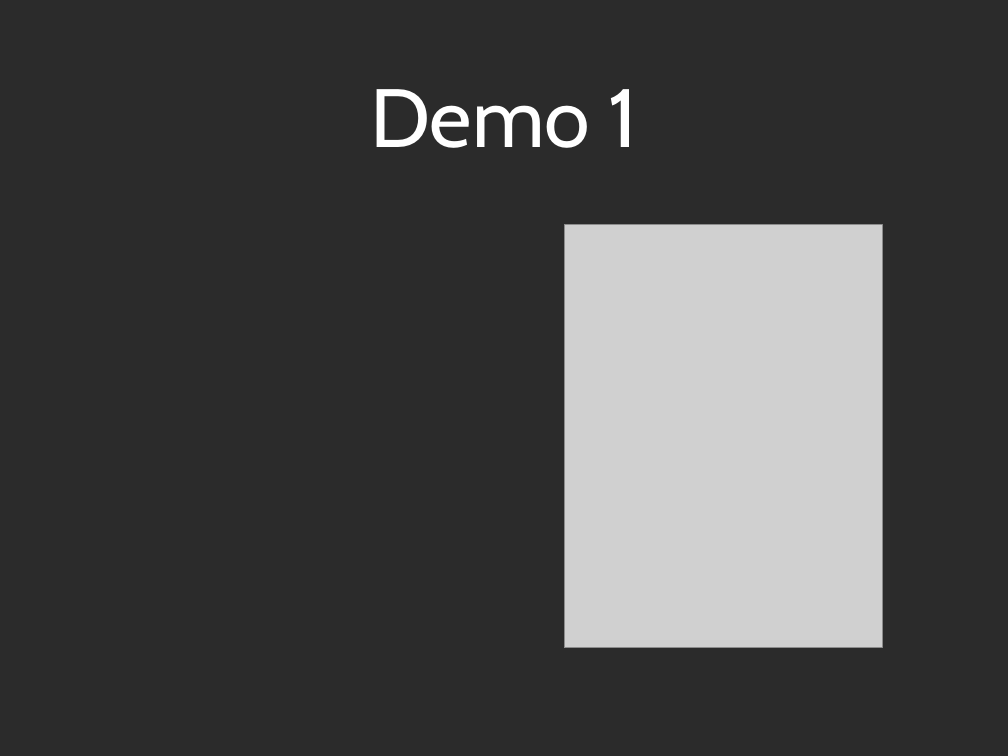
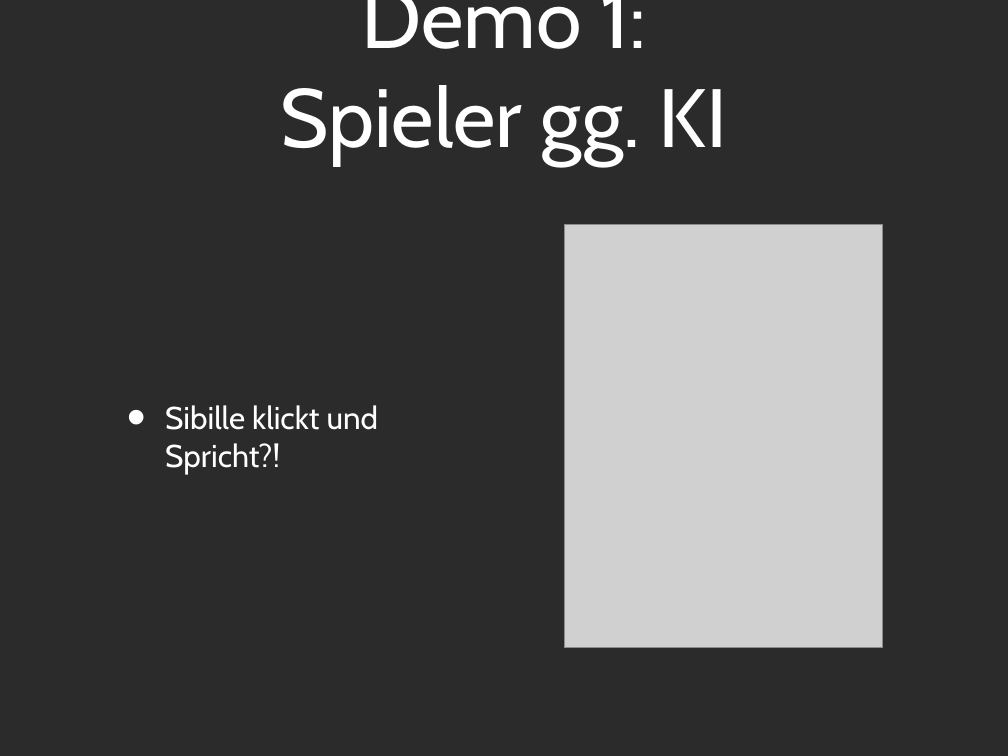
Before and after one commit to Tsopic/ai-battleship, a slide deck: slide 7 of Präsentation/Presentation_PPT.ppt. Drawn at 1008x756 pixels with LibreOffice and Linux fonts; fonts in the diff are those of the drawing; grey boxes stand for pictures; background and template pictures are left out; a plain dark background stands for a picture behind light text. Boxes give left, top, right and bottom in pixels: in the first picture for what was removed or moved away, otherwise in the second. Text is boxed around its words. In the diff, an @@ line names an element or a change of style, - is before the commit and + after.

```diff
--- a/Präsentation/Presentation_PPT.ppt
+++ b/Präsentation/Presentation_PPT.ppt
@@ title at box(281, 0, 728, 164): text changed @@
-Demo 1
+Demo 1:
+Spieler gg. KI
@@ text added at box(165, 405, 379, 474), 32 pt, text #FFFFFF @@
+• Sibille klickt und Spricht?!
```
Also in this commit, not shown: 2 other slides changed, 2 slides added, 2 slides removed, 2 other files.
